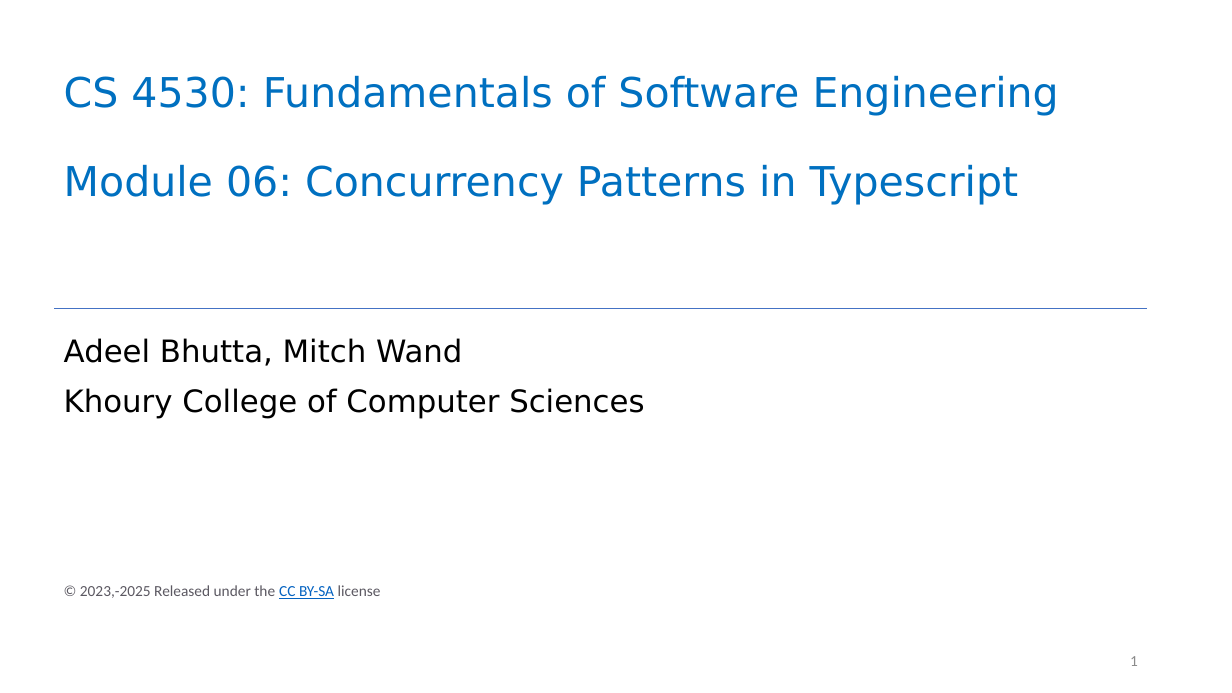
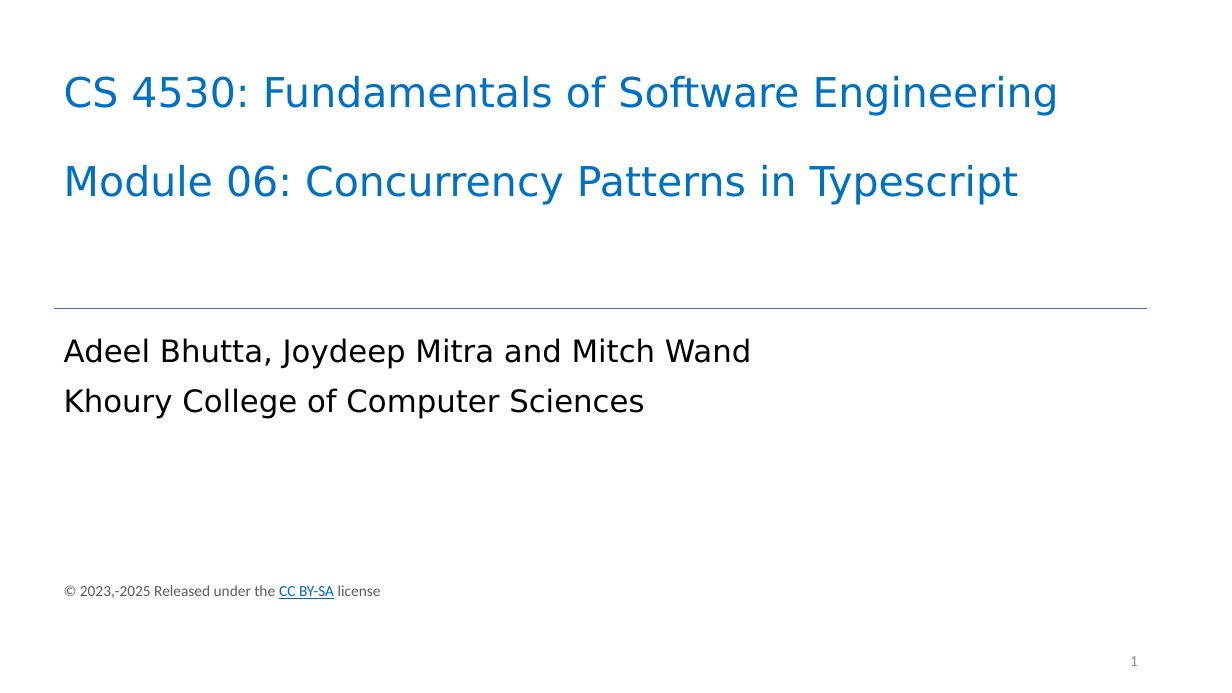
Before and after one commit to yashburshe/CS4530-Fall-2025, a slide deck: slide 1 of Slides/Module 06 Concurrency Patterns in Typescript.pptx. Drawn at 1232x693 pixels with LibreOffice and Linux fonts; fonts in the diff are those of the drawing. Boxes give left, top, right and bottom in pixels: in the first picture for what was removed or moved away, otherwise in the second. Text is boxed around its words. In the diff, an @@ line names an element or a change of style, - is before the commit and + after.

```diff
--- a/Slides/Module 06 Concurrency Patterns in Typescript.pptx
+++ b/Slides/Module 06 Concurrency Patterns in Typescript.pptx
@@ subtitle at (64,338,751,369): text changed @@
-Adeel Bhutta, Mitch Wand
+Adeel Bhutta, Joydeep Mitra and Mitch Wand
```
Also in this commit, not shown: 1 other slide changed, 1 slide removed, 1 other file.
